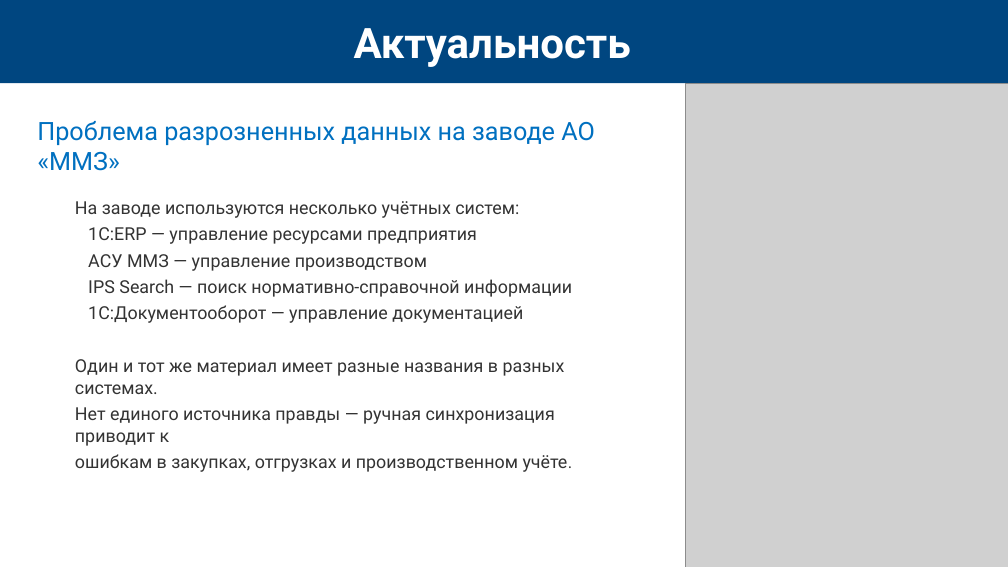
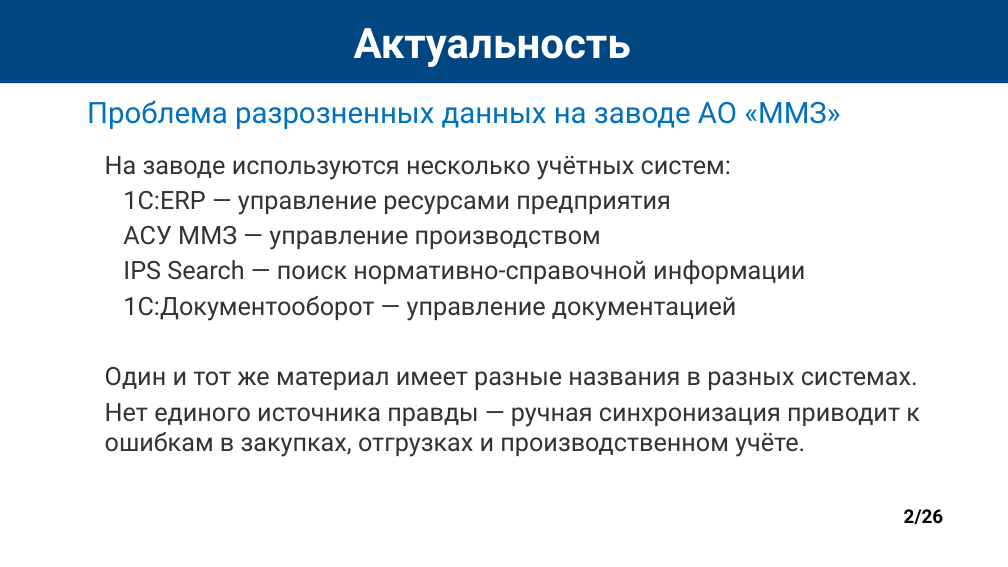
Before and after one commit to dulumdomdom/Nothing, a slide deck: slide 2 of MDM_Presentation.pptx. Drawn at 1008x567 pixels with LibreOffice and Linux fonts; fonts in the diff are those of the drawing; grey boxes stand for pictures. Boxes give left, top, right and bottom in pixels: in the first picture for what was removed or moved away, otherwise in the second. Text is boxed around its words. In the diff, an @@ line names an element or a change of style, - is before the commit and + after.

```diff
--- a/MDM_Presentation.pptx
+++ b/MDM_Presentation.pptx
@@ picture removed at (686, 83, 1008, 567) @@
@@ text "Проблема разрозненных данных на заводе ...": place and size @@
-text "Проблема разрозненных данных на заводе ..." at (37, 121, 595, 171)
+text "Проблема разрозненных данных на заводе ..." at (87, 100, 840, 129)
@@ text "Проблема разрозненных данных на заводе ..." at (87, 100, 840, 129): size 24 to 28 pt @@
@@ text "На заводе используются несколько учётных ...": place and size @@
-text "На заводе используются несколько учётных ..." at (75, 201, 572, 472)
+text "На заводе используются несколько учётных ..." at (105, 156, 920, 457)
@@ text at (105, 156, 918, 390): size 17 to 24 pt in "На заводе используются несколько учётных систем:", "1С:ERP — управление ресурсами предприятия", "АСУ ММЗ — управление производством", "IPS Search — поиск нормативно-справочной информации" and 2 more places @@
@@ text at (105, 403, 920, 457): text changed; size 17 to 24 pt @@
-Нет единого источника правды — ручная синхронизация приводит к
-ошибкам в закупках, отгрузках и производственном учёте.
+Нет единого источника правды — ручная синхронизация приводит к ошибкам в закупках, отгрузках и производственном учёте.
@@ page number added at (904, 509, 944, 524), 18 pt, text #000000, bold @@
+2/26
```
Also in this commit, not shown: 19 other slides changed, 5 slides added, 4 slides removed, 1 other file.
